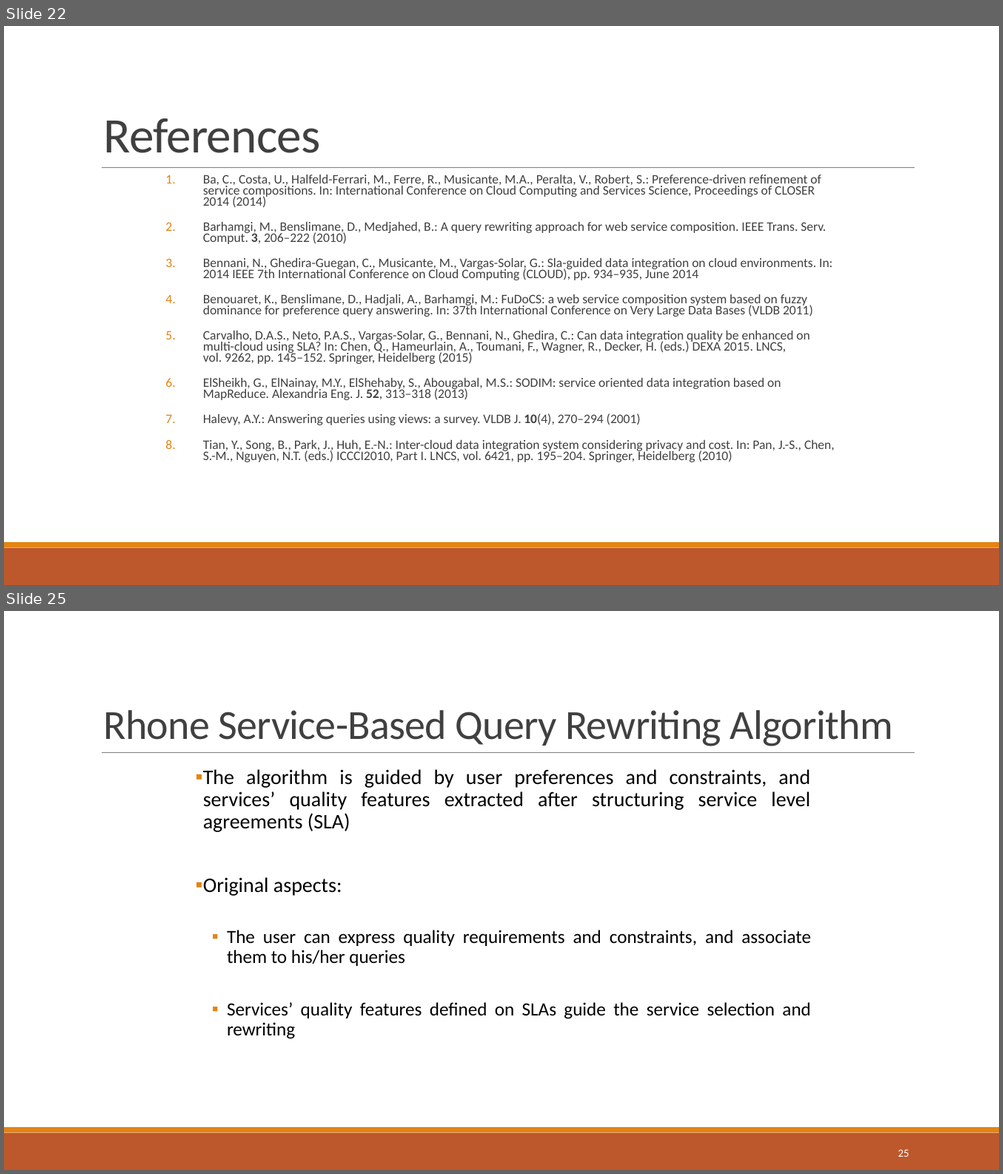
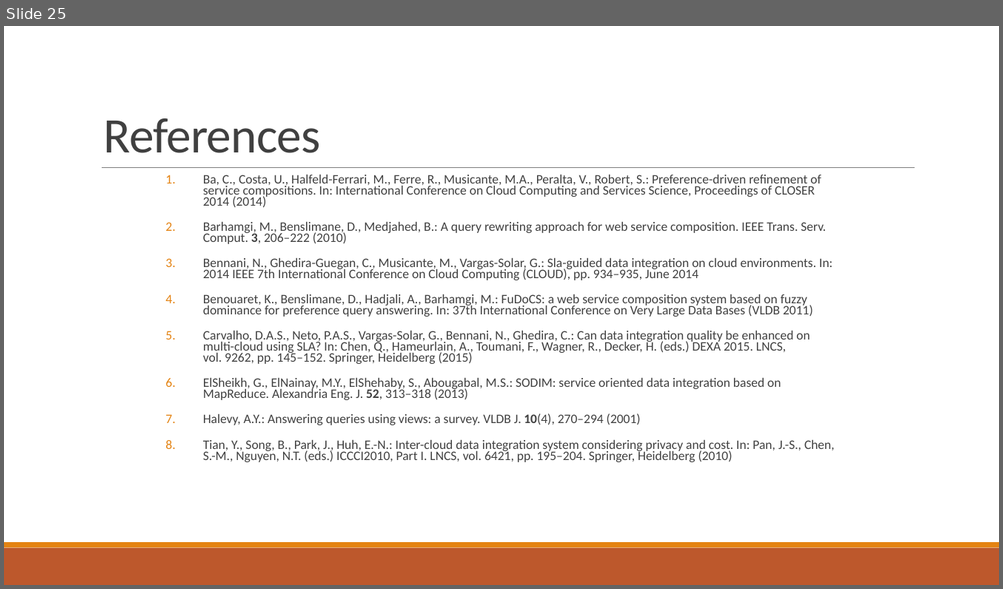
Before and after one commit to danielboni/DanielCarvalho-PhD, a slide deck: Presentations/ADBIS 2016/Presentation_ADBIS 2016.pptx. Shown one above the other, each under a label of ours: slides 22 and 25 before the commit, slide 25 after it; the slides between them are not shown. The pictures are 1003x1174 and 1003x589 pixels, drawn with LibreOffice and Linux fonts; fonts in the diff are those of the drawing. Boxes give left, top, right and bottom in pixels: in the first picture for what was removed or moved away, otherwise in the second. Text is boxed around its words. In the diff, an @@ line names an element or a change of style, - is before the commit and + after.

```diff
--- a/Presentations/ADBIS 2016/Presentation_ADBIS 2016.pptx
+++ b/Presentations/ADBIS 2016/Presentation_ADBIS 2016.pptx
@@ slide 25 removed at [4,611,999,1170], background #FFFFFF; not listed: 3 template elements that a slide beside it also shows @@
@@ title removed at [103,710,893,746] @@
-Rhone Service-Based Query Rewriting Algorithm
@@ text removed at [203,769,811,1039] @@
-▪ The algorithm is guided by user preferences and constraints, and services’ quality features extracted after structuring service level agreements (SLA)
-▪ Original aspects:
-  ▪ The user can express quality requirements and constraints, and associate them to his/her queries
-  ▪ Services’ quality features defined on SLAs guide the service selection and rewriting
@@ page number removed at [898,1150,909,1157] @@
-25
@@ what was slide 22 is now slide 25 @@
```
Also in this commit, not shown: 7 slides changed, 2 slides added, 21 other slides removed.
